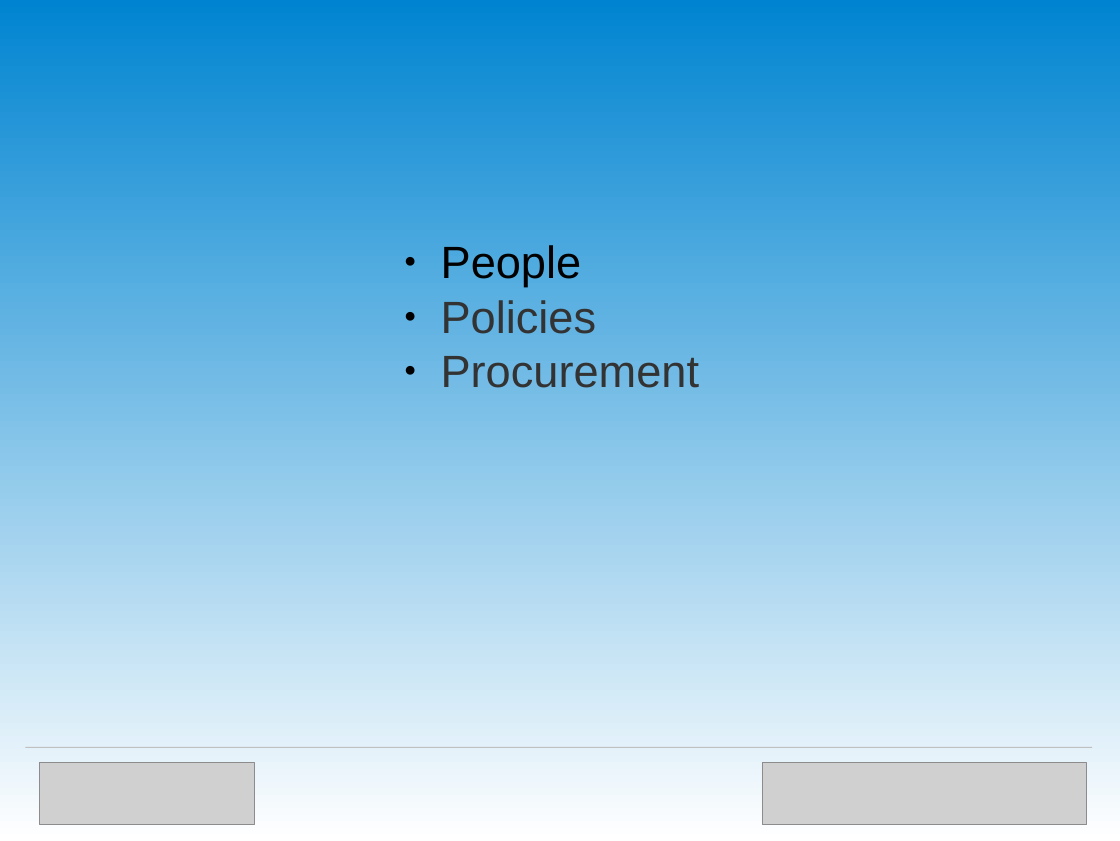
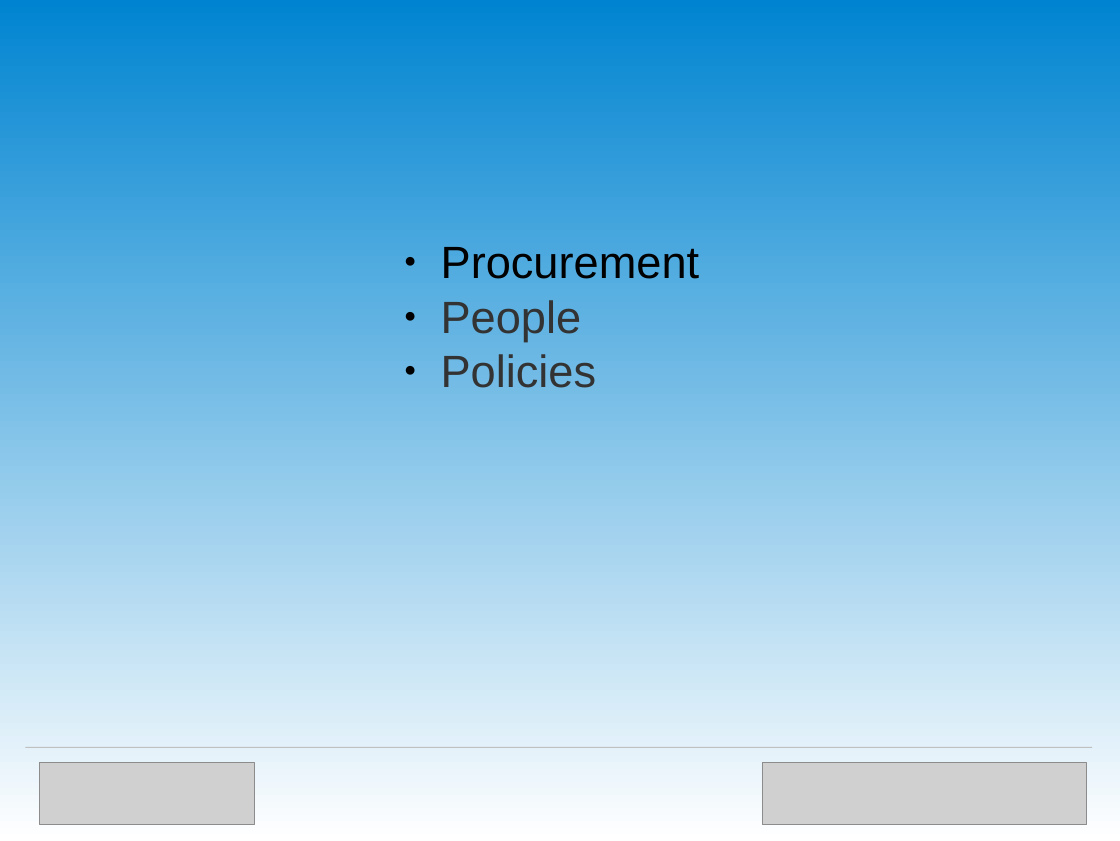
Before and after one commit to OpenTechStrategies/timelines, a slide deck: slide 22 of us-govt-open-source.odp (slide 12 before the commit). Drawn at 1120x841 pixels with LibreOffice and Linux fonts; fonts in the diff are those of the drawing; grey boxes stand for pictures. Boxes give left, top, right and bottom in pixels: in the first picture for what was removed or moved away, otherwise in the second. Text is boxed around its words. In the diff, an @@ line names an element or a change of style, - is before the commit and + after.

```diff
--- a/us-govt-open-source.odp
+++ b/us-govt-open-source.odp
@@ text at (441, 247, 699, 279): paragraph added @@
+● Procurement
@@ text at (441, 300, 582, 341): text colour #000000 to #333333 in "People" @@
@@ text at (441, 356, 699, 388): paragraph removed @@
-● Procurement
```
Also in this commit, not shown: 5 other slides changed, 15 slides added, 2 slides removed.
